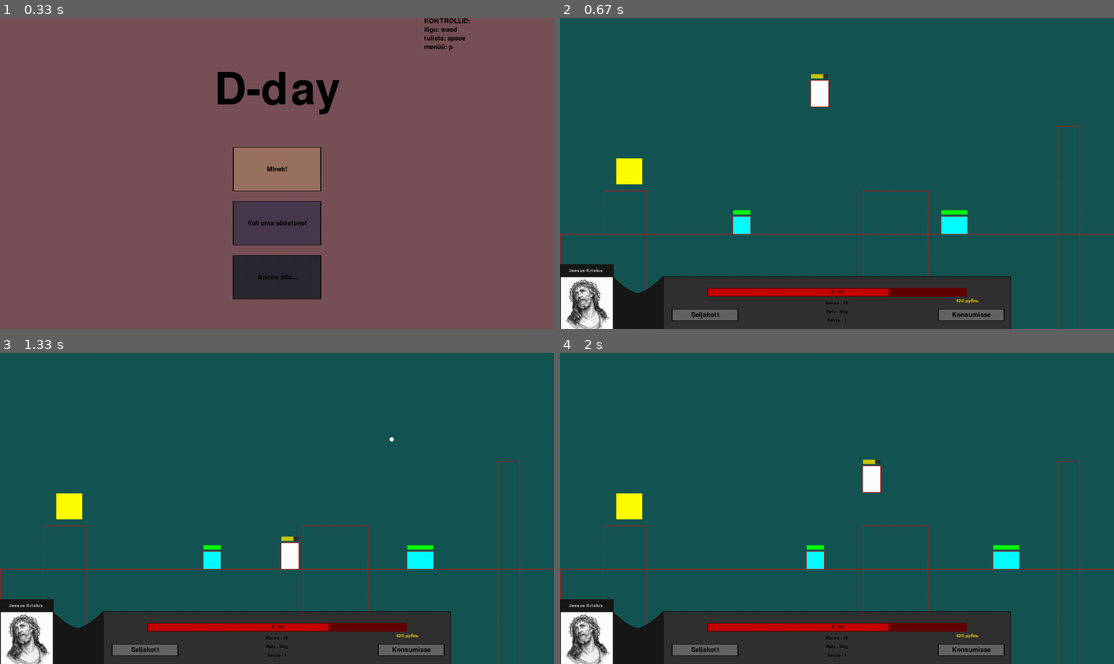
Above: before the commit, frames 1-4 (two rows, left to right).
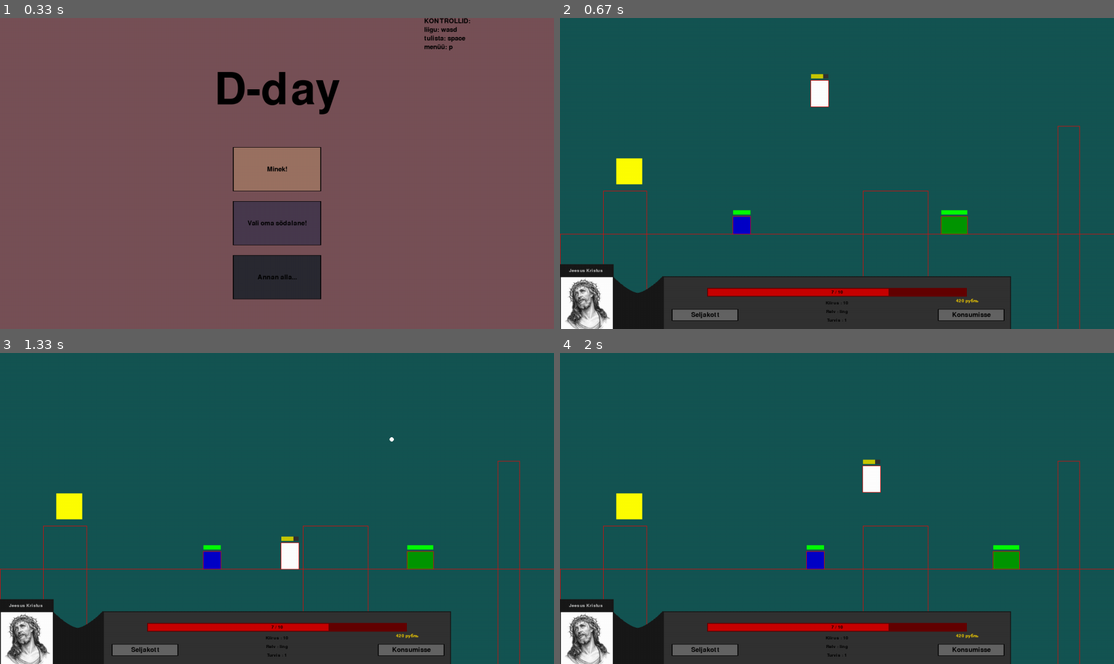
Above: after the commit, the same moments.

Repository: KarupoegPuhh/2020-projekt
Game: pygame game, started from MAIN.py
Same seed, same stepped clock (60 frames per second), same inputs: the game is played once before the commit and once after it.
Inputs:
- Up to frame 1 (0.33 s): no input
- Up to frame 2 (0.67 s): click "Minek!" at 0.38 s
- Up to frame 3 (1.33 s): tap Space at 0.67, 1.07 s; hold D from 1 s (still down)
- Up to frame 4 (2 s): tap Space at 1.37, 1.57, 1.9 s; release D at 1.47 s; hold W 1.5-1.8 s; hold D from 1.83 s (still down)

Frame 1 is identical in both runs. In frame 2, 0.5% of the frame differs, in the area x 31-74%, y 63-70%; in frame 3, 0.5%; in frame 4, 0.5%.

Commit message:
Vampiir as a pahalane ja muu nips naps

Diff:
--- a/ekraanid.py
+++ b/ekraanid.py
@@ -8,7 +8,7 @@
     }
 
 vastased_ekraanis = {
-    -1: [],
-    0:[Jälitaja(400, 500, 40, 40, 5, 10, 1,(0,0,200)), Zombie(860, 500, 60, 40, 3, 10, 1, (0,150,0), 280)],
+    -1:[Vampiir(200, 500, 75, 50, 5, 8, 3, (200,0,0), 300, 0.1)],
+    0:[Jälitaja(400, 500, 40, 40, 5, 10, 1,(0,0,200)), Zombie(860, 500, 60, 40, 3, 10, 5, (0,150,0), 280)],
     1:[Jälitaja(900, 250, 40, 40, 6, 20, 1,(0,0,200))]
     }
--- a/player.py
+++ b/player.py
@@ -31,9 +31,9 @@
     kangelane_nimi = "Jeesus Kristus"
     kangelane_pilt = pg.image.load("jesus.png")
 
-    def hit(self):
+    def hit(self, vastane):
         if self.health > 0:
-            self.health = round(self.health - 1 / self.armor, 2)
+            self.health = round(self.health - vastane.dmg / self.armor, 2)
             self.x -= 20
         if self.health <= 0:
             self.elus = False
@@ -65,13 +65,13 @@
             if self.x+self.laius+(self.vel*dt) >= vastane.x and self.x+self.laius < vastane.x + vastane.laius/2:
                 self.kb = 1
                 self.kontr = False
-                self.hit()
+                self.hit(vastane)
                 valu.play()
                 return vastane.vel
             elif self.x <= vastane.x+vastane.laius+(self.vel*dt) and self.x > vastane.x+vastane.laius/2:
                 self.kb = -1
                 self.kontr = False
-                self.hit()
+                self.hit(vastane)
                 valu.play()
                 return vastane.vel
             else:
--- a/vastased.py
+++ b/vastased.py
@@ -11,12 +11,13 @@
         self.x = x
         self.y = y - self.pikkus
         self.vel = vel
-        self.värv = (0, 255, 255)
+        self.värv = värv
         self.hitbox = (self.x -1, self.y -1, self.laius+2, self.pikkus+2)
         self.health = health
         self.max_health = health
         self.elus = True
         self.elud_värv = (0,255,0)
+        self.dmg = dmg
 
         #self.seisab = False
 
@@ -114,9 +115,16 @@
     def __init__(self):
         Vastane.__init__(self)
 
-class Vampiir(Vastane):
-    def __init__(self, x, y, laius, pikkus, vel, health, värv):
-        Vastane.__init__(self)
+class Vampiir(Zombie):
+    def __init__(self, x, y, laius, pikkus, vel, health, dmg, värv, path, health_regen):
+        Zombie.__init__(self, x, y, laius, pikkus, vel, health, dmg, värv, path)
+        self.health_regen = health_regen
+    def move(self, dt, Tom):
+        if self.health <= self.max_health:
+            self.health += self.health_regen
+        Zombie.move(self, dt, Tom)
+
+
 
 class Preester(Vastane):
     def __init__(self):
